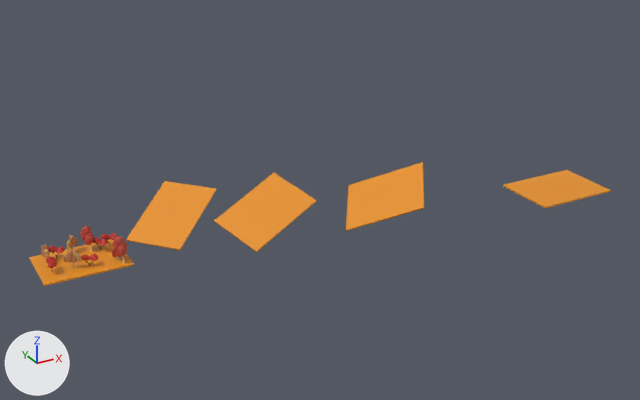
The glTF model assets/map2.glb, before and after one commit.
Both versions are drawn from a 50 mm lens placed at (-192.0, -908.0, 459.0), pointed at (260.0, -84.0, 47.0). Arrows for +X, +Y and +Z are at lower left; the lights stay in place. Where no turn or scale is listed for an object, it has been applied to the vertices.
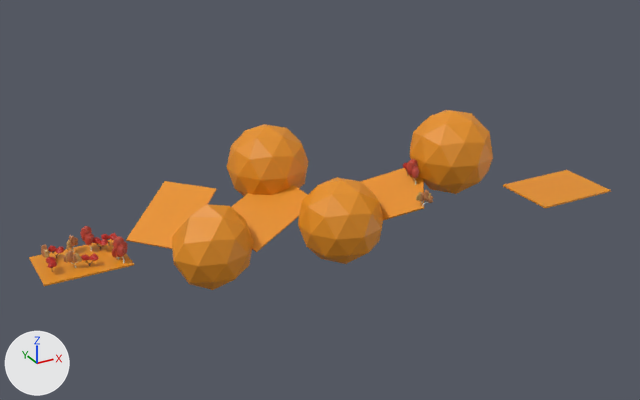
Commit message: update map2

What the commit changed:
Mesh me_icosphere_003 is new.
It has 35 vertices, 66 faces and spans x -48.5..48.5, y -51.0..51.0, z -51.0..51.0.
It uses material mat_material (orange #e7911a).
Mesh me_icosphere_002 is new.
It is an icosphere of 80 faces spanning x -48.5..48.5, y -51.0..51.0, z -51.0..51.0.
It uses material mat_material (orange #e7911a).
Mesh me_cube_016 is new.
It has 1183 vertices, 2338 faces and spans x -6.4..9.2, y -9.8..6.1, z -0.1..21.8.
Faces by material slot: [1504, 66, 384, 384].
It uses material mat_white_002 (light grey #d4d8cf).
It uses material mat_black_002 (black #424242).
It uses material mat_orange_003 (orange #bb7b4d).
It uses material mat_lightorange_002 (orange #c39b5b).
Object 'Icosphere.003' (ob_icosphere_003) is new; it shows me_icosphere_003.
Its location is (133.5, -53.5, 6.2).
Object 'Icosphere.002' (ob_icosphere_002) is new; it shows me_icosphere_002.
Its location is (280.3, -98.9, 22.9).
Object 'Icosphere.001' (ob_icosphere_001) is new; it shows a copy of me_icosphere_002.
Its location is (244.0, 19.0, 59.0).
Object 'BirchTree_Autumn_4.003' (ob_birchtree_autumn_4_003) is new; it shows me_cube_016.
Its location is (356.9, -152.0, 43.8).
Object 'BirchTree_Autumn_1.004' (ob_birchtree_autumn_1_004) is new; it shows a copy of the mesh of ob_birchtree_autumn_1_003.
Its location is (370.2, -117.5, 56.9).
Object 'Icosphere' (ob_icosphere) is new; it shows a copy of me_icosphere_002.
Its location is (422.1, -113.9, 87.5).

Pixel boxes [x1, y1, x2, y2] of what changed, in the pictures (640 x 400 px):
'Icosphere.002', added (orange)
    after: [298, 177, 383, 264]
'Icosphere', added (orange)
    after: [410, 110, 493, 194]
'Icosphere.003', added (orange)
    after: [172, 204, 254, 290]
'Icosphere.001', added (orange)
    after: [227, 124, 309, 196]
'BirchTree_Autumn_1.004', added
    after: [406, 159, 419, 185]
    faces in mat_orange_001 (red #bb4434): [406, 159, 419, 178]
'BirchTree_Autumn_4.003', added
    after: [416, 190, 433, 207]
